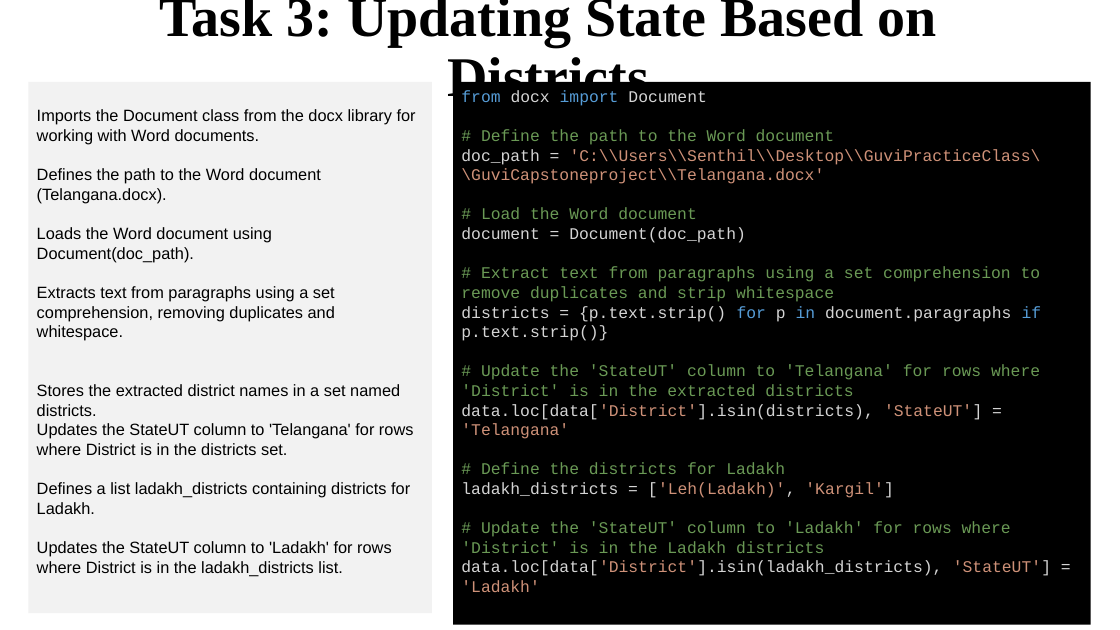
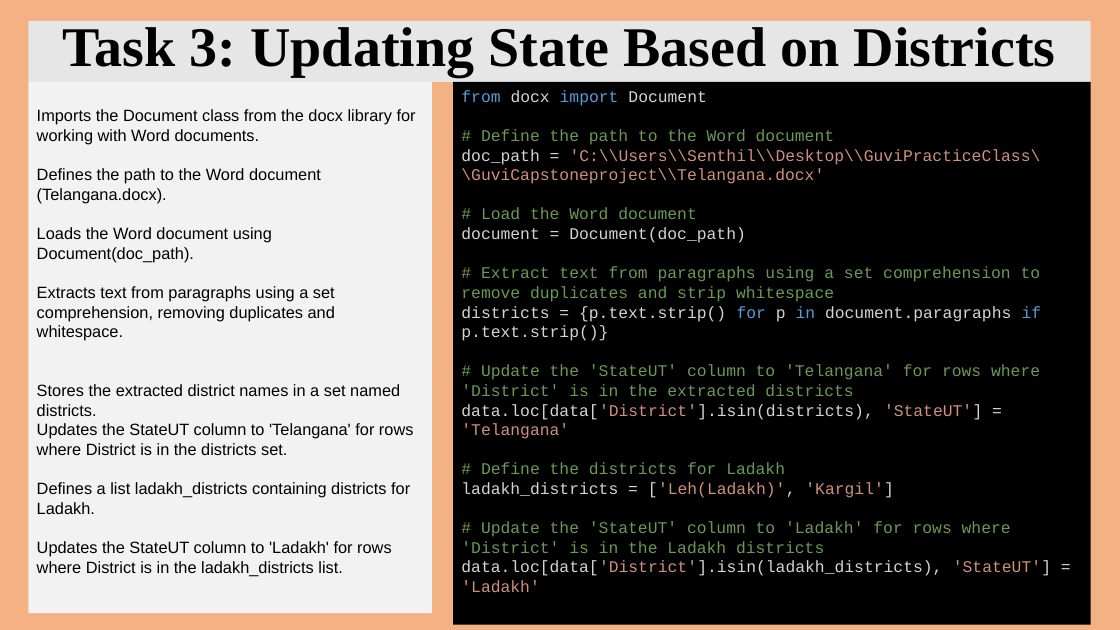
Before and after one commit to DeviEngineer2007/Census2011, a slide deck: slide 10 of Census Data Engineering Project_final.pptx (slide 8 before the commit). Drawn at 1120x630 pixels with LibreOffice and Linux fonts; fonts in the diff are those of the drawing. Boxes give left, top, right and bottom in pixels: in the first picture for what was removed or moved away, otherwise in the second. Text is boxed around its words. In the diff, an @@ line names an element or a change of style, - is before the commit and + after.

```diff
--- a/Census Data Engineering Project_final.pptx
+++ b/Census Data Engineering Project_final.pptx
@@ background #FFFFFF to #F4B183 @@
@@ title "Task 3: Updating State Based ...": place and size @@
-title "Task 3: Updating State Based ..." at box(159, 0, 936, 107)
+title "Task 3: Updating State Based ..." at box(29, 21, 1091, 82)
@@ title "Task 3: Updating State Based ..." at box(29, 21, 1091, 82): fill none to #E7E6E6 @@
```
Also in this commit, not shown: 4 other slides changed, 15 slides added, 3 slides removed.
